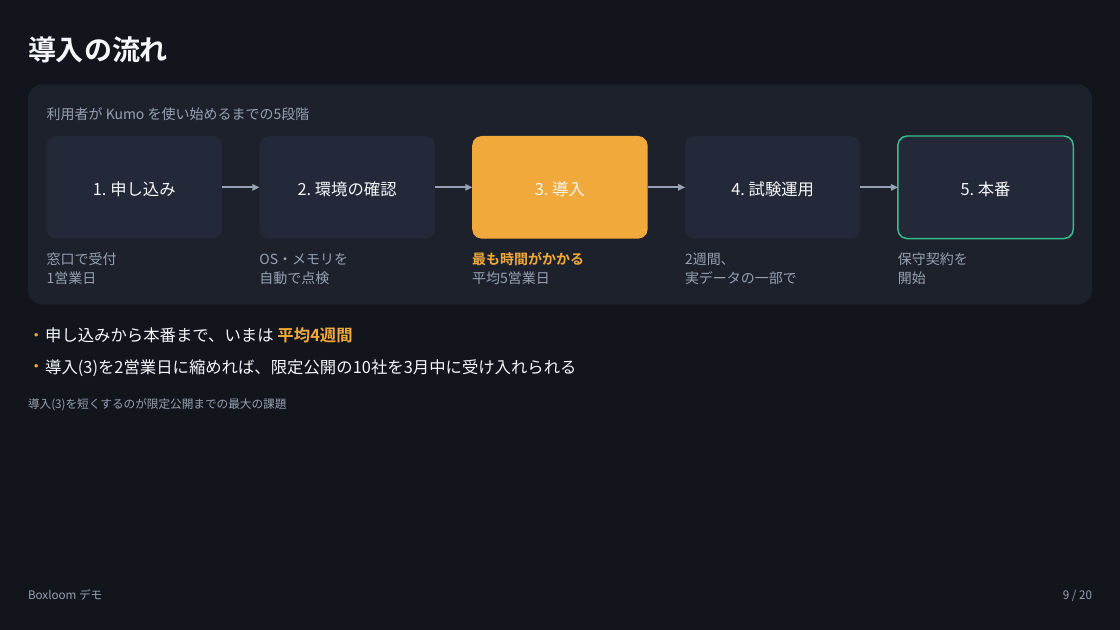
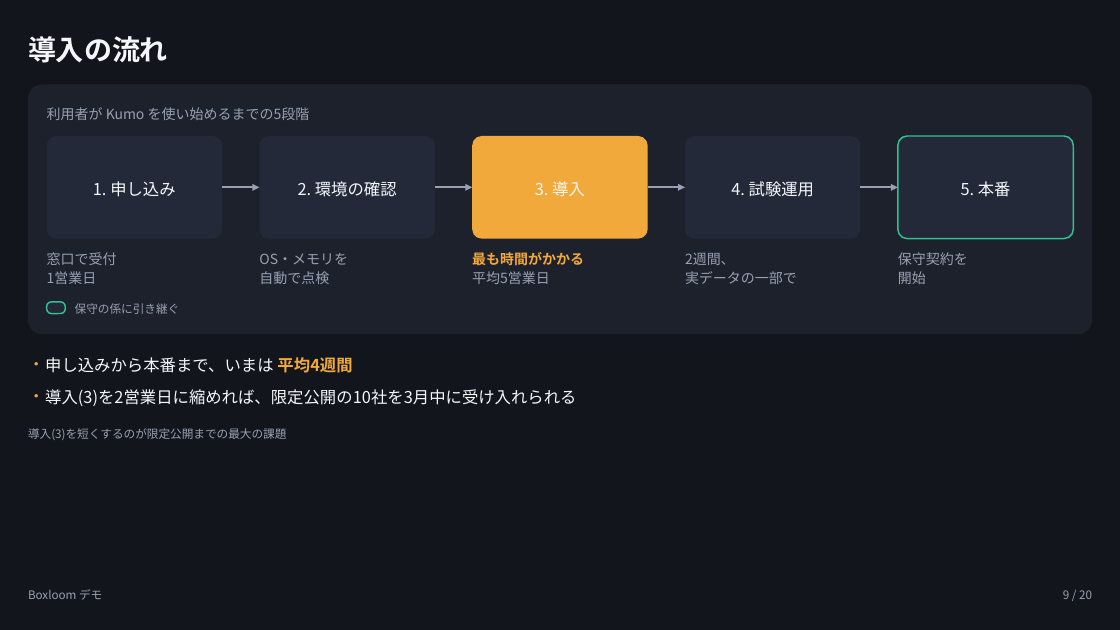
Before and after one commit to tjst-t/boxloom, a slide deck: slide 9 of boxloom/out/subsystems_showcase_dark.pptx. Drawn at 1120x630 pixels with LibreOffice and Linux fonts; fonts in the diff are those of the drawing. Boxes give left, top, right and bottom in pixels: in the first picture for what was removed or moved away, otherwise in the second. Text is boxed around its words. In the diff, an @@ line names an element or a change of style, - is before the commit and + after.

```diff
--- a/boxloom/out/subsystems_showcase_dark.pptx
+++ b/boxloom/out/subsystems_showcase_dark.pptx
@@ rounded rectangle: place and size @@
-rounded rectangle at bbox=[28, 85, 1092, 305]
+rounded rectangle at bbox=[28, 85, 1092, 334]
@@ rounded rectangle at bbox=[28, 85, 1092, 334]: proportions changed @@
@@ rounded rectangle added at bbox=[47, 302, 66, 313], fill #232939, outline #34C08F 1.25 pt @@
@@ text added at bbox=[75, 303, 180, 314], 10 pt, text #97A1B3 @@
+保守の係に引き継ぐ
@@ 3 texts: place and size @@
-3 texts at bbox=[28, 327, 576, 410]
+3 texts at bbox=[28, 357, 576, 440]
```
Also in this commit, not shown: 4 other slides changed, 11 other files.
